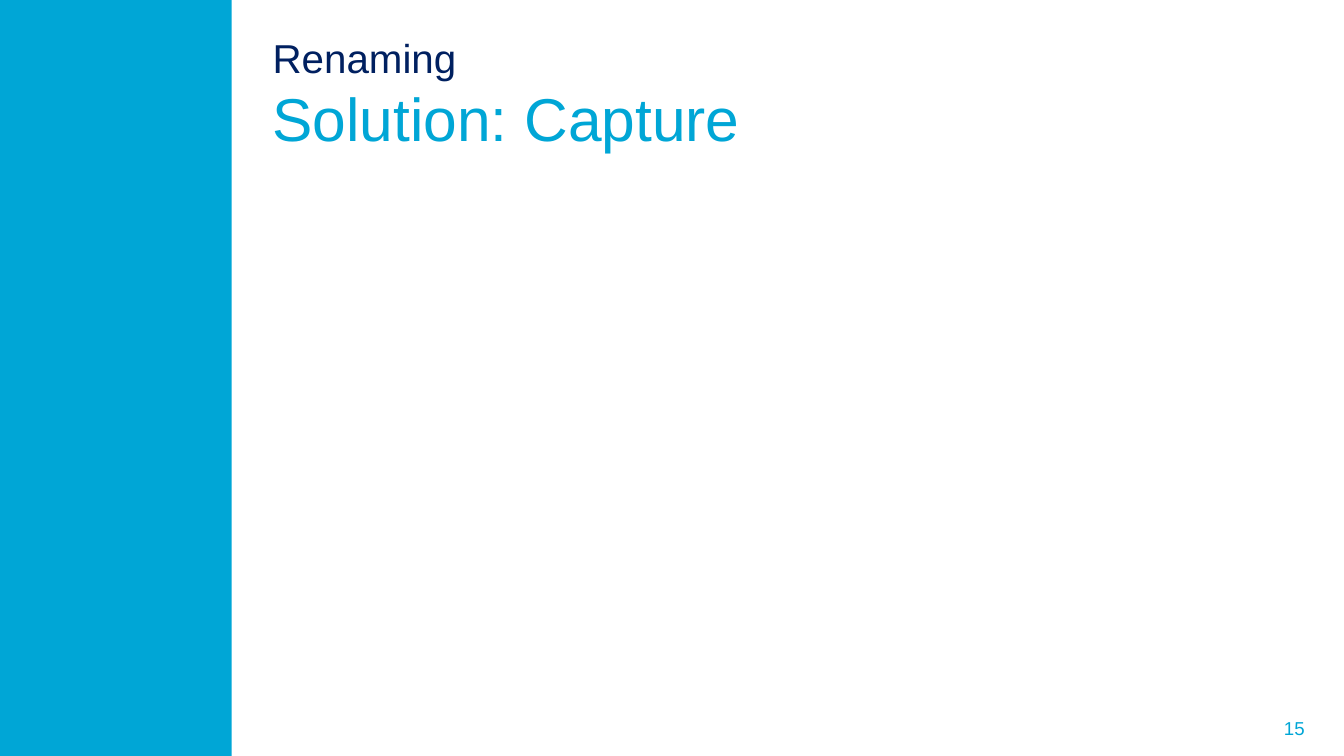
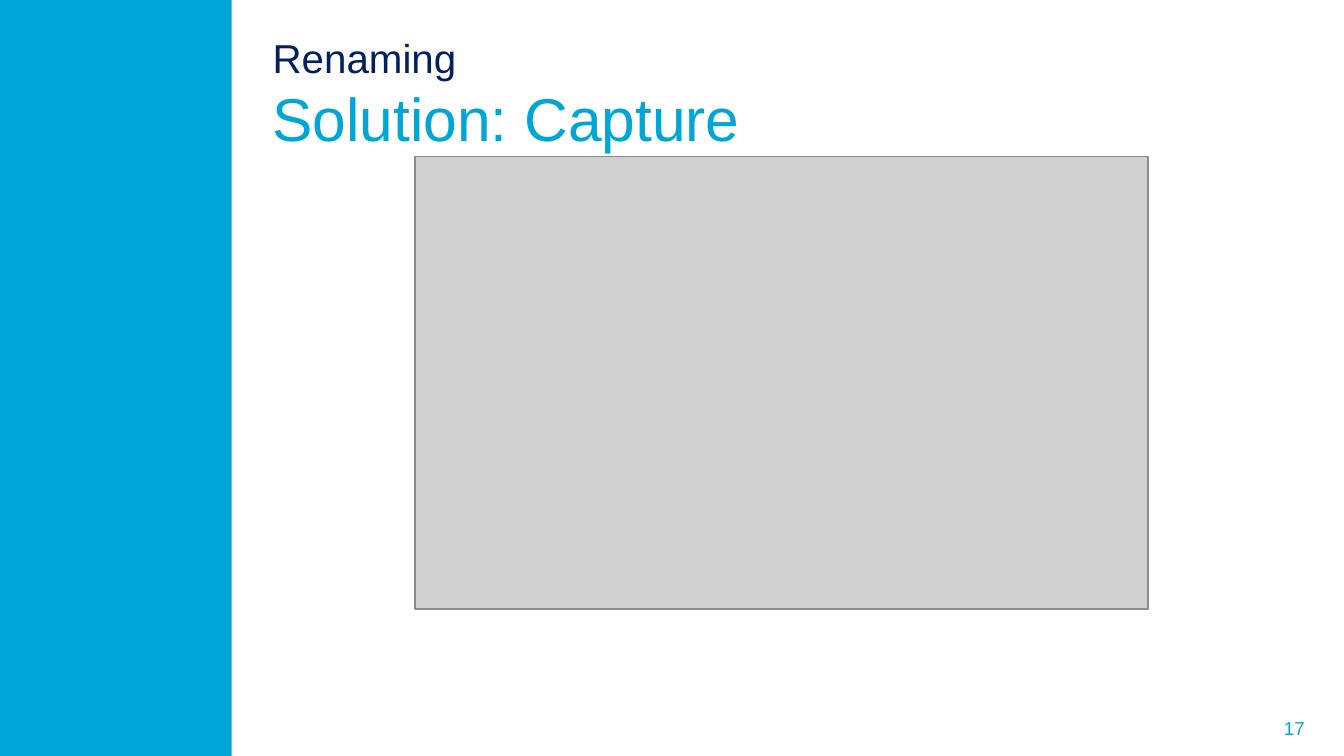
Before and after one commit to ProMisDev/metaborg-tiger, a slide deck: slide 17 of presentation/Misteli_Refactoring_in_Spoofax.pptx (slide 15 before the commit). Drawn at 1344x756 pixels with LibreOffice and Linux fonts; fonts in the diff are those of the drawing; grey boxes stand for pictures; background and template pictures are left out. Boxes give left, top, right and bottom in pixels: in the first picture for what was removed or moved away, otherwise in the second. Text is boxed around its words. In the diff, an @@ line names an element or a change of style, - is before the commit and + after.

```diff
--- a/presentation/Misteli_Refactoring_in_Spoofax.pptx
+++ b/presentation/Misteli_Refactoring_in_Spoofax.pptx
@@ picture added at bbox=[415, 156, 1148, 609] @@
@@ page number at bbox=[1284, 722, 1305, 735]: text changed @@
-15
+17
```
Also in this commit, not shown: 2 other slides changed, 5 slides added, 1 slide removed, 1 other file.
